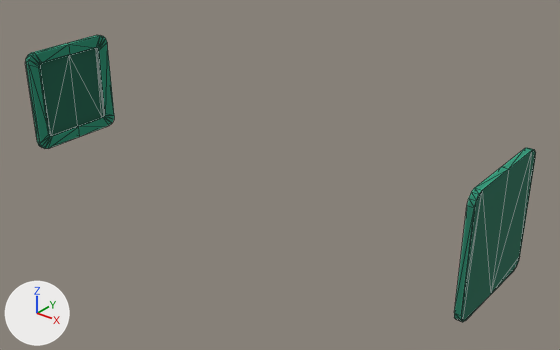
One commit to the glTF model MatchTwo/models/obj_frame.gltf: the scene before it, then after it.
Both versions are drawn from a camera (50 mm lens) standing at (11.68, -17.26, 9.87) and looking at (0.61, -3.42, 1.29). Every picture has the same lights, and +X, +Y and +Z are marked at lower left. Mesh edges are drawn as thin lines. Objects named as collision shapes, trigger or cutter boxes, shadow casters or lower levels of detail are left out. Vertices at the same position are counted once.

The first picture shows 'obj_frame'.
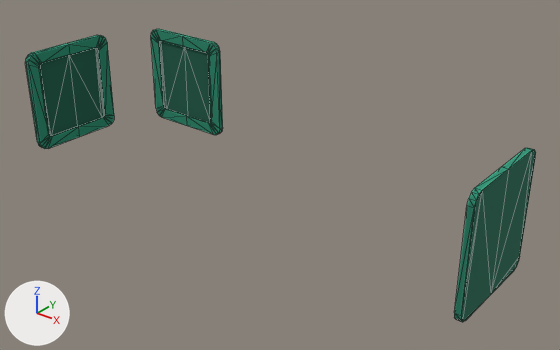
Where the change shows, as pixel boxes [x1, y1, x2, y2] in the pictures (560 x 350 px):
'obj_frame', reshaped: before [25, 35, 536, 322]; after [25, 29, 536, 322]
part 1 of me_obj_frame, added (green): after [151, 29, 223, 135]

Patch to the scene script:
```diff
--- a/MatchTwo/models/obj_frame.gltf.py
+++ b/MatchTwo/models/obj_frame.gltf.py
@@ me_obj_frame @@
 me_obj_frame.from_pydata(...)  # 144 vertices, 280 faces; spans x -6.73..6.73, y -5.5..-2.73, z 0.66..3.53
 # used by ob_obj_frame; location = (0.0, 0.0, 0.0)
+# me_obj_frame part 1: the loose piece of 72 vertices spanning x -6.73..-6.59, y -5.5..-2.73, z 0.66..3.53 is copied, and the copy is turned -90 degrees about the z axis through its middle, then moved by (2.0, 2.71, 0.0); it spans x -6.04..-3.27, y -1.48..-1.33, z 0.66..3.53
 me_obj_frame.materials.append(mat_obj_frame)
```
